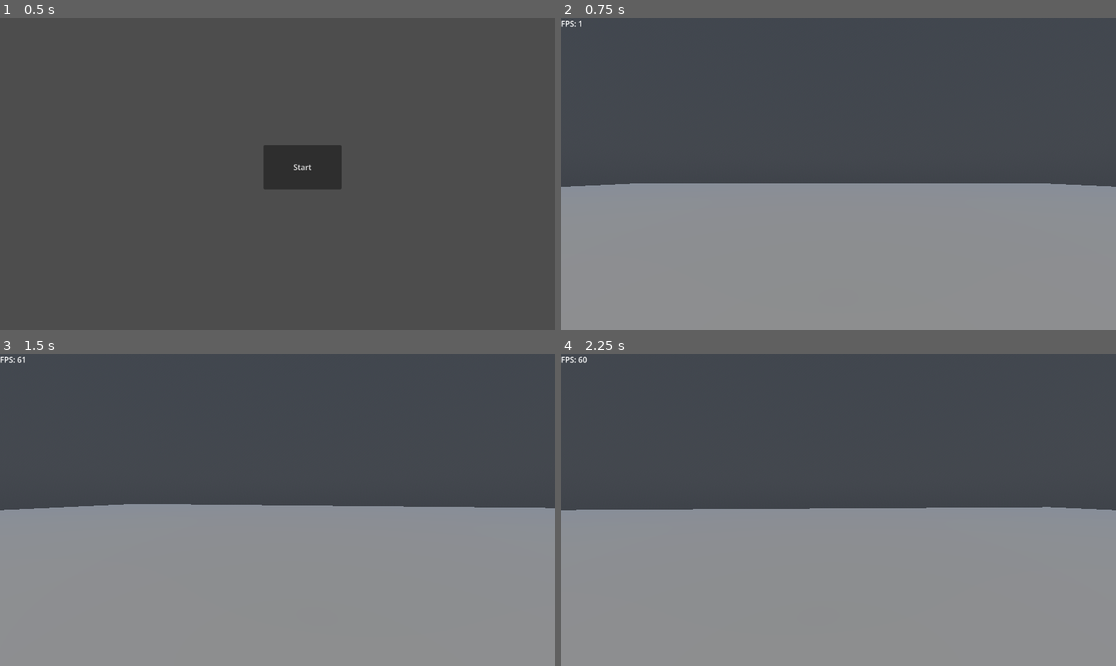
Above: before the commit, frames 1-4 (two rows, left to right).
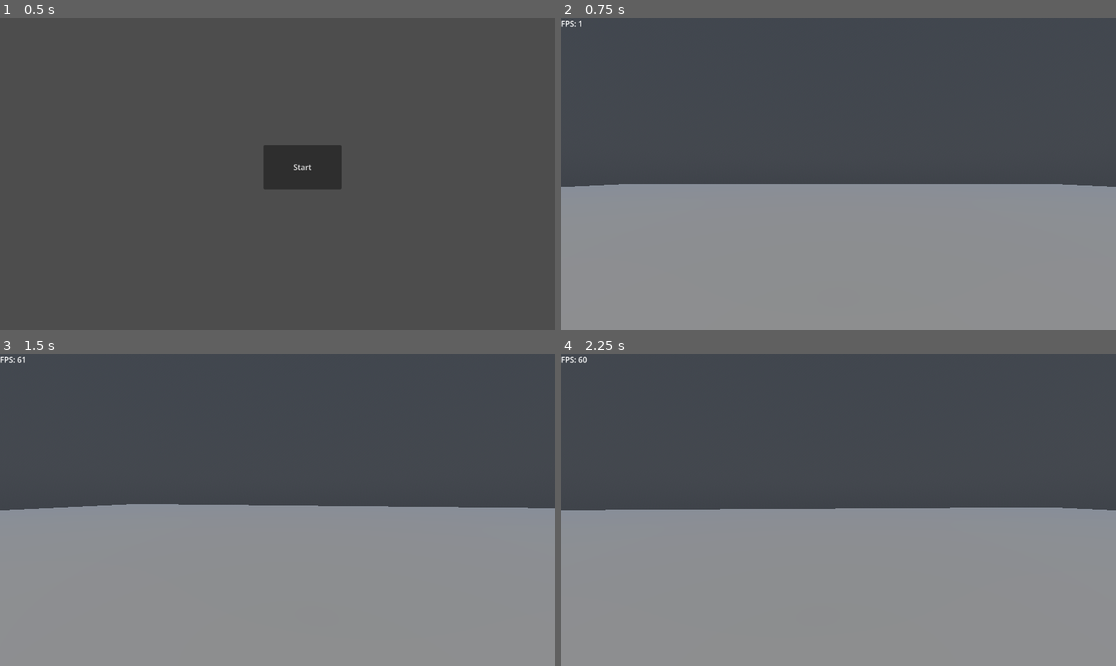
Above: after the commit, the same moments.

Repository: Immagoeat/airshipgame
Game: Godot game, scene res://scenes/mainmenu.tscn
Same seed, same stepped clock (60 frames per second), same inputs: the game is played once before the commit and once after it.
Inputs (mouse positions are in pixels of both pictures, inside the frame that each line leads up to):
- Up to frame 1 (0.5 s): no input
- Up to frame 2 (0.75 s): click "Start" at 0.5 s
- Up to frame 3 (1.5 s): move the mouse to (271, 516) at 1.27 s; hold W (up) from 1.28 s (still down); hold E (e) from 1.28 s (still down)
- Up to frame 4 (2.25 s): keep holding W (up); tap Shift (shift) at 1.55, 2.1 s; tap Enter at 2 s; move the mouse to (877, 513) at 2.02 s; release E (e) at 2.03 s

Frame 1 is identical in both runs. In frame 2, 0.2% of the frame differs, in the area x 1-100%, y 53-55%; in frame 3, less than 0.1%; in frame 4, less than 0.1%.
Error before the commit: Parse Error: Identifier "velocity" not declared in the current scope. (res://scripts/airship.gd:15)
Error after the commit: Invalid access to property or key 'global_position' on a base object of type 'null instance'. (res://scripts/teleport_point.gd:12)

Commit message:
i killed a family of 4

Diff:
--- a/airshipgame/models/airship.tscn
+++ b/airshipgame/models/airship.tscn
@@ -3,6 +3,7 @@
 [ext_resource type="Script" uid="uid://cxhthdawokihk" path="res://scripts/wheel.gd" id="1_20gbn"]
 [ext_resource type="Script" uid="uid://3cdlww6ri1jb" path="res://scripts/airship.gd" id="1_at44t"]
 [ext_resource type="Script" uid="uid://cqo30eomvsf5o" path="res://scripts/fly_range.gd" id="3_vrpcb"]
+[ext_resource type="Script" uid="uid://q2xidee2by64" path="res://scripts/teleport_point.gd" id="4_8lp1e"]
 
 [sub_resource type="CapsuleMesh" id="CapsuleMesh_7s3uy"]
 
@@ -154,7 +155,8 @@
 shape = SubResource("SphereShape3D_at44t")
 
 [node name="Teleport point" type="Marker3D" parent="Control room/Inside/Wheel/Fly range" unique_id=683479146]
-transform = Transform3D(-1.8126221e-07, 4.146799, 0, -6.3450766, -2.7735217e-07, 0, 0, 0, 4.1528263, 0, 0.751, 0)
+transform = Transform3D(-1.8126221e-07, 4.1468005, 0, -6.3450766, -2.7735226e-07, 0, 0, 0, 4.1528277, 0, 0.75100064, 0)
+script = ExtResource("4_8lp1e")
 
 [node name="Wheel connector" type="Node3D" parent="Control room/Inside" unique_id=899525268]
 
--- a/airshipgame/project.godot
+++ b/airshipgame/project.godot
@@ -68,6 +68,11 @@
 "events": [Object(InputEventKey,"resource_local_to_scene":false,"resource_name":"","device":-1,"window_id":0,"alt_press …(192 unchanged characters)…
 ]
 }
+ctrl={
+"deadzone": 0.2,
+"events": [Object(InputEventKey,"resource_local_to_scene":false,"resource_name":"","device":-1,"window_id":0,"alt_pressed":false,"shift_pressed":false,"ctrl_pressed":false,"meta_pressed":false,"pressed":false,"keycode":0,"physical_keycode":4194326,"key_label":0,"unicode":0,"location":0,"echo":false,"script":null)
+]
+}
 
 [physics]
 
--- a/airshipgame/scenes/main.tscn
+++ b/airshipgame/scenes/main.tscn
@@ -68,7 +68,7 @@
 shape = SubResource("BoxShape3D_0wfyh")
 
 [node name="MeshInstance3D" type="MeshInstance3D" parent="Big Box/CollisionShape3D" unique_id=1235920450]
-transform = Transform3D(1, 0, 0, 0, 1, 0, 0, 0, 1, 0.0038208961, 0, 0)
+transform = Transform3D(0.99999994, 0, 0, 0, 0.99999994, 0, 0, 0, 0.99999994, 0.0039379597, -0.00037463504, -0.001135985)
 mesh = SubResource("BoxMesh_sugp2")
 
 [node name="WorldEnvironment" type="WorldEnvironment" parent="." unique_id=915799016]
@@ -90,4 +90,4 @@
 mesh = SubResource("BoxMesh_tbgi4")
 
 [node name="Airship" parent="." unique_id=688934559 instance=ExtResource("3_sugp2")]
-transform = Transform3D(8, 0, 0, 0, 8, 0, 0, 0, 8, 16.558313, 30.559952, 0.70604277)
+transform = Transform3D(8, 0, 0, 0, 8, 0, 0, 0, 8, 16.782927, 30.423763, -0.8438206)
--- a/airshipgame/scripts/airship.gd
+++ b/airshipgame/scripts/airship.gd
@@ -2,7 +2,11 @@
 
 var player
 
-var upwardspeed = 5.0
+var upwardspeed = 1
+var downwardspeed = -2
+
+
+var velocity: Vector3 = Vector3.ZERO
 # Called when the node enters the scene tree for the first time.
 func _ready() -> void:
 	player = get_tree().get_first_node_in_group("player")
@@ -12,4 +16,9 @@
 func _process(delta):
 	if player.is_locked:
 		if Input.is_action_pressed("space"):
-			velocity.y = upwardspeed * delta
+			velocity.y = upwardspeed
+			global_position.y += velocity.y * delta
+
+		if Input.is_action_pressed("ctrl"):
+			velocity.y = downwardspeed
+			global_position.y += velocity.y * delta
--- /dev/null
+++ b/airshipgame/scripts/teleport_point.gd
@@ -0,0 +1,12 @@
+extends Marker3D
+@export var target_node: Area3D = $"../"
+
+
+# Called when the node enters the scene tree for the first time.
+func _ready() -> void:
+	pass # Replace with function body.
+
+
+# Called every frame. 'delta' is the elapsed time since the previous frame.
+func _process(delta: float) -> void:
+	global_position = target_node.global_position
Not shown, added: airshipgame/scripts/teleport_point.gd.uid
